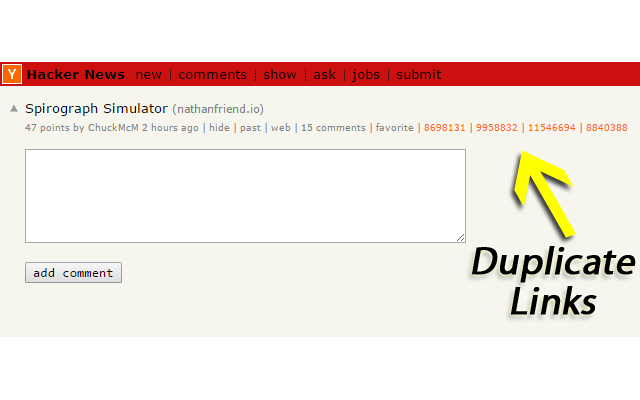
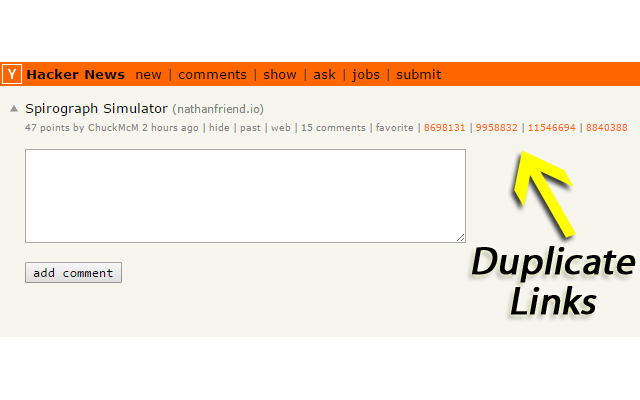
Two versions of the same layered image (640x400). Layer-by-layer changes:
renamed "Layer 5" to "Layer 6", painted on it over <box>0,62,640,86</box>
